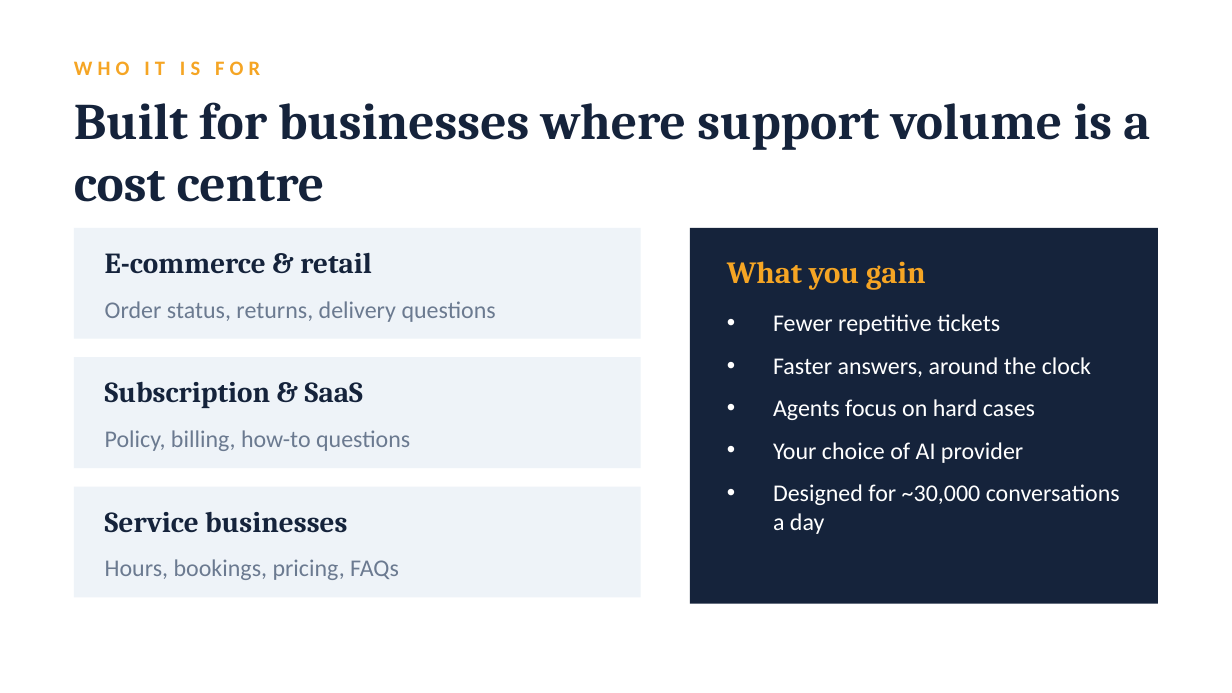
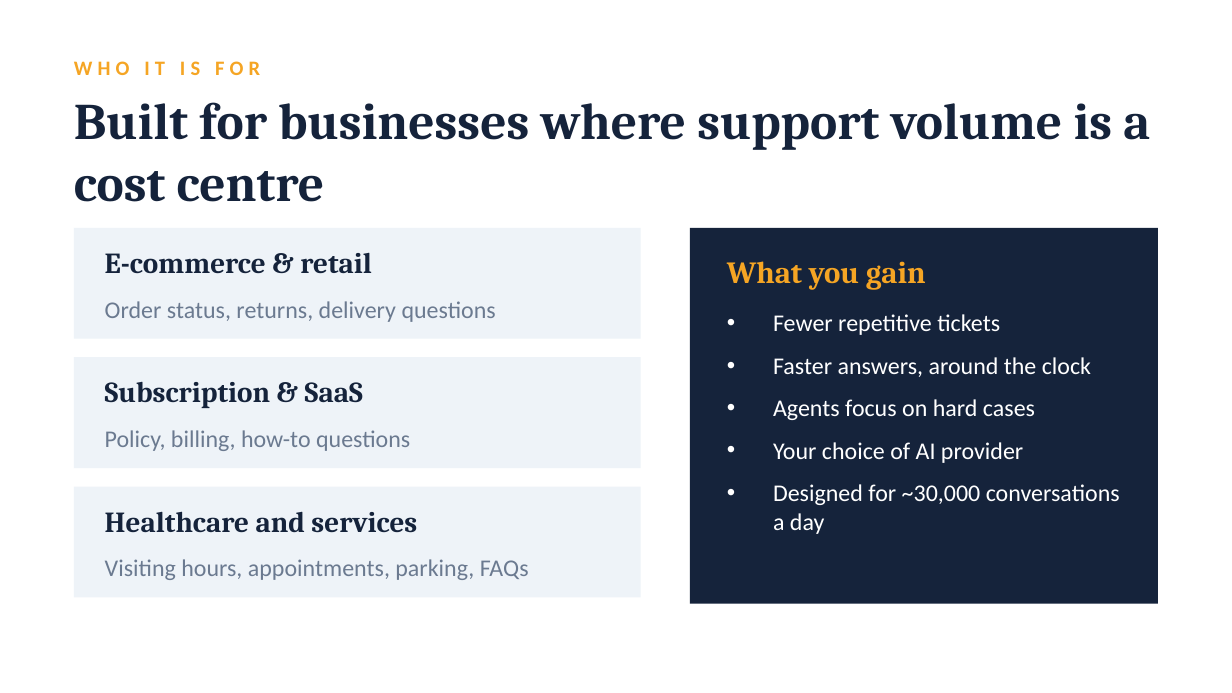
Before and after one commit to akhil4rajan/supportpilot-ai, a slide deck: slide 10 of docs/pitch/SupportPilot-AI-Pitch-Deck.pptx (slide 8 before the commit). Drawn at 1232x693 pixels with LibreOffice and Linux fonts; fonts in the diff are those of the drawing. Boxes give left, top, right and bottom in pixels: in the first picture for what was removed or moved away, otherwise in the second. Text is boxed around its words. In the diff, an @@ line names an element or a change of style, - is before the commit and + after.

```diff
--- a/docs/pitch/SupportPilot-AI-Pitch-Deck.pptx
+++ b/docs/pitch/SupportPilot-AI-Pitch-Deck.pptx
@@ text at bbox=[105, 511, 417, 533]: text changed @@
-Service businesses
+Healthcare and services
@@ text at bbox=[105, 559, 529, 580]: text changed @@
-Hours, bookings, pricing, FAQs
+Visiting hours, appointments, parking, FAQs
```
Also in this commit, not shown: 2 slides added, 3 other files.
